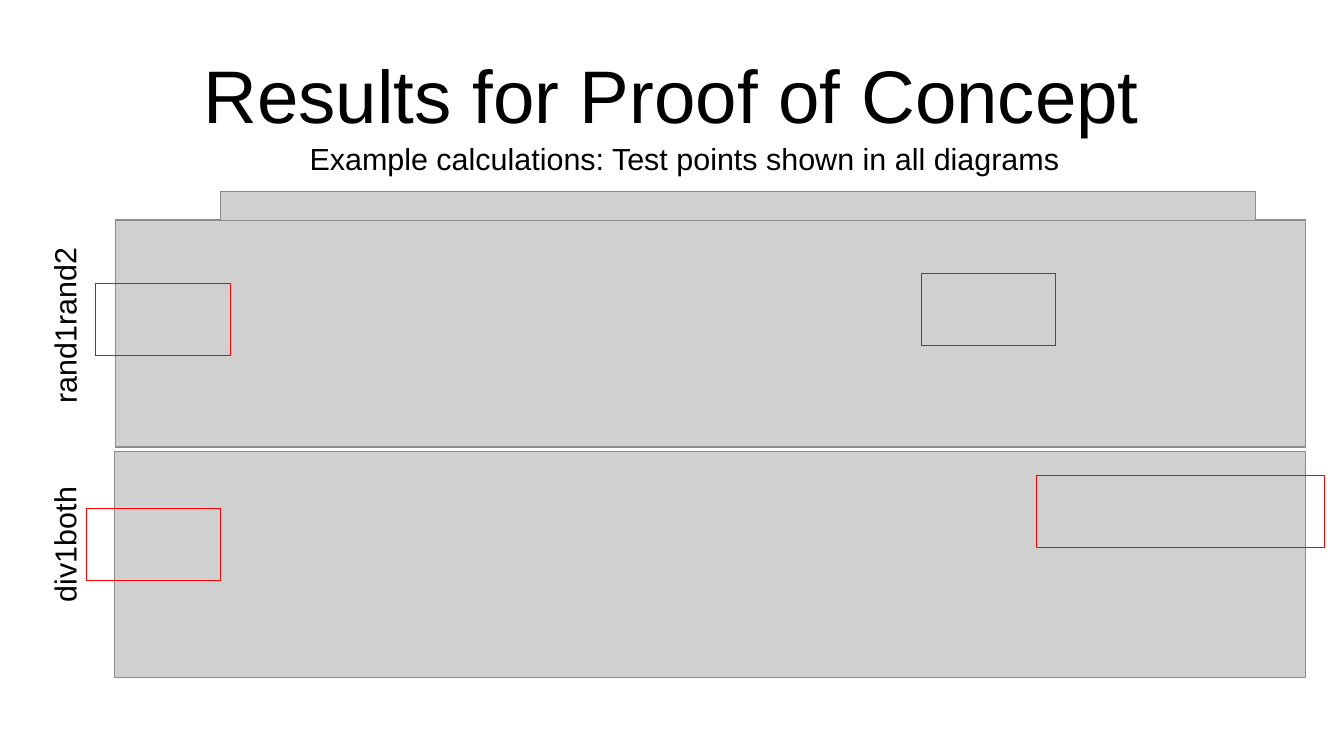
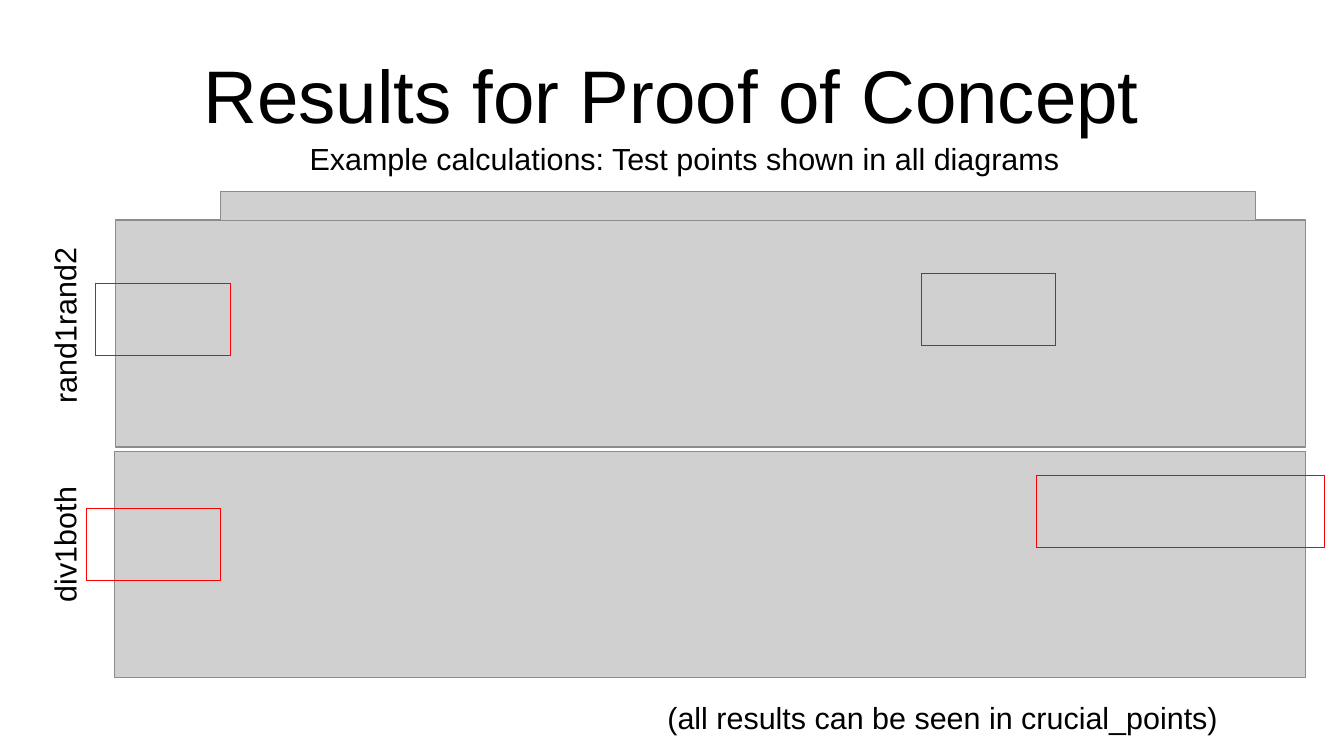
Before and after one commit to luigisbailo/archetype-nets, a slide deck: slide 6 of nets_benchmarking/results.odp. Drawn at 1344x756 pixels with LibreOffice and Linux fonts; fonts in the diff are those of the drawing; grey boxes stand for pictures. Boxes give left, top, right and bottom in pixels: in the first picture for what was removed or moved away, otherwise in the second. Text is boxed around its words. In the diff, an @@ line names an element or a change of style, - is before the commit and + after.

Commit message:
proof of concept

```diff
--- a/nets_benchmarking/results.odp
+++ b/nets_benchmarking/results.odp
@@ text added at box(667, 707, 1217, 735), 18 pt, text #000000 @@
+(all results can be seen in crucial_points)
```
Also in this commit, not shown: 1 other slide changed, 4 other files.
